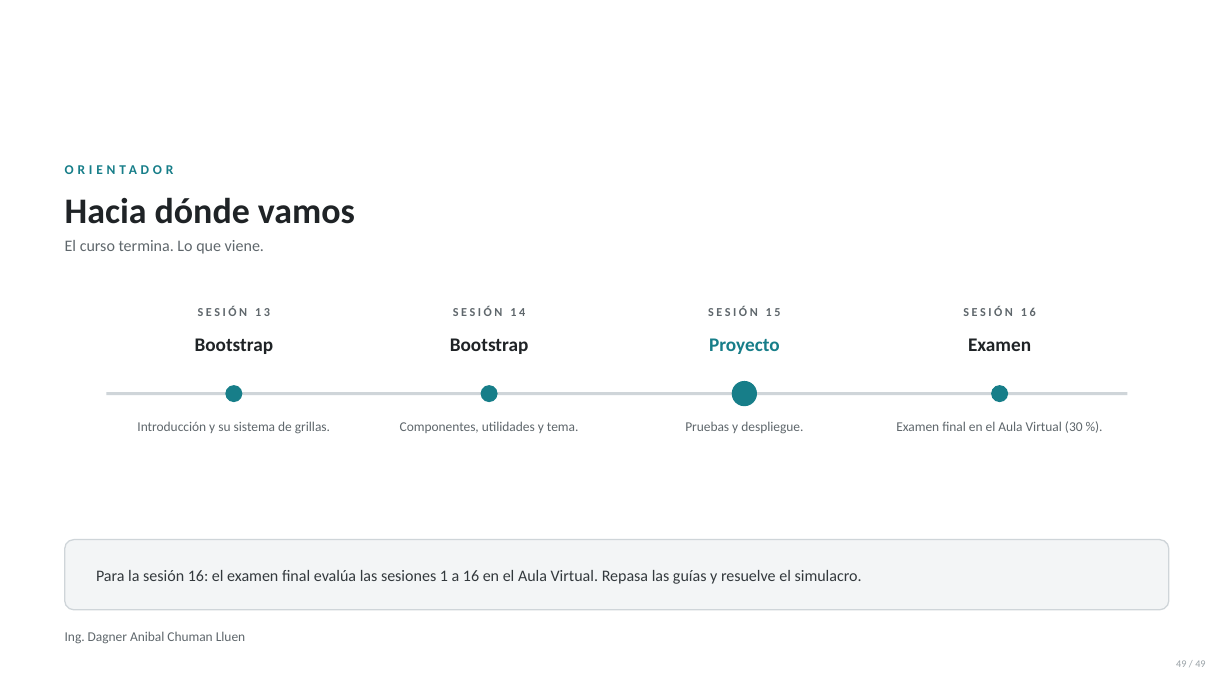
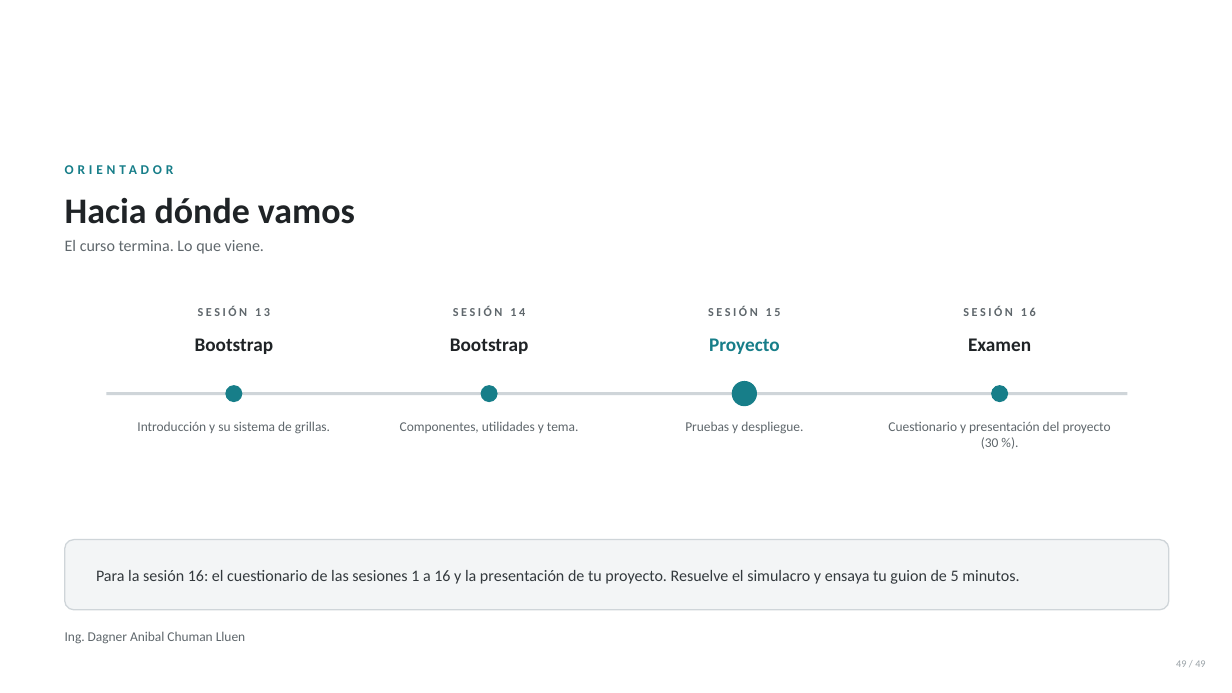
Before and after one commit to anibaler123143423234321/sesiones-dagner, a slide deck: slide 49 of SESION 15/Sesion15-Proyecto-Integrador-Pruebas-y-Despliegue.pptx. Drawn at 1232x693 pixels with LibreOffice and Linux fonts; fonts in the diff are those of the drawing; background and template pictures are left out. Boxes give left, top, right and bottom in pixels: in the first picture for what was removed or moved away, otherwise in the second. Text is boxed around its words. In the diff, an @@ line names an element or a change of style, - is before the commit and + after.

```diff
--- a/SESION 15/Sesion15-Proyecto-Integrador-Pruebas-y-Despliegue.pptx
+++ b/SESION 15/Sesion15-Proyecto-Integrador-Pruebas-y-Despliegue.pptx
@@ text at (888, 421, 1111, 449): text changed @@
-Examen final en el Aula Virtual (30 %).
+Cuestionario y presentación del proyecto (30 %).
@@ text at (96, 570, 1019, 584): text changed @@
-Para la sesión 16: el examen final evalúa las sesiones 1 a 16 en el Aula Virtual. Repasa las guías y resuelve el simulacro.
+Para la sesión 16: el cuestionario de las sesiones 1 a 16 y la presentación de tu proyecto. Resuelve el simulacro y ensaya tu guion de 5 minutos.
```
Also in this commit, not shown: 3 other slides changed, 23 other files.
